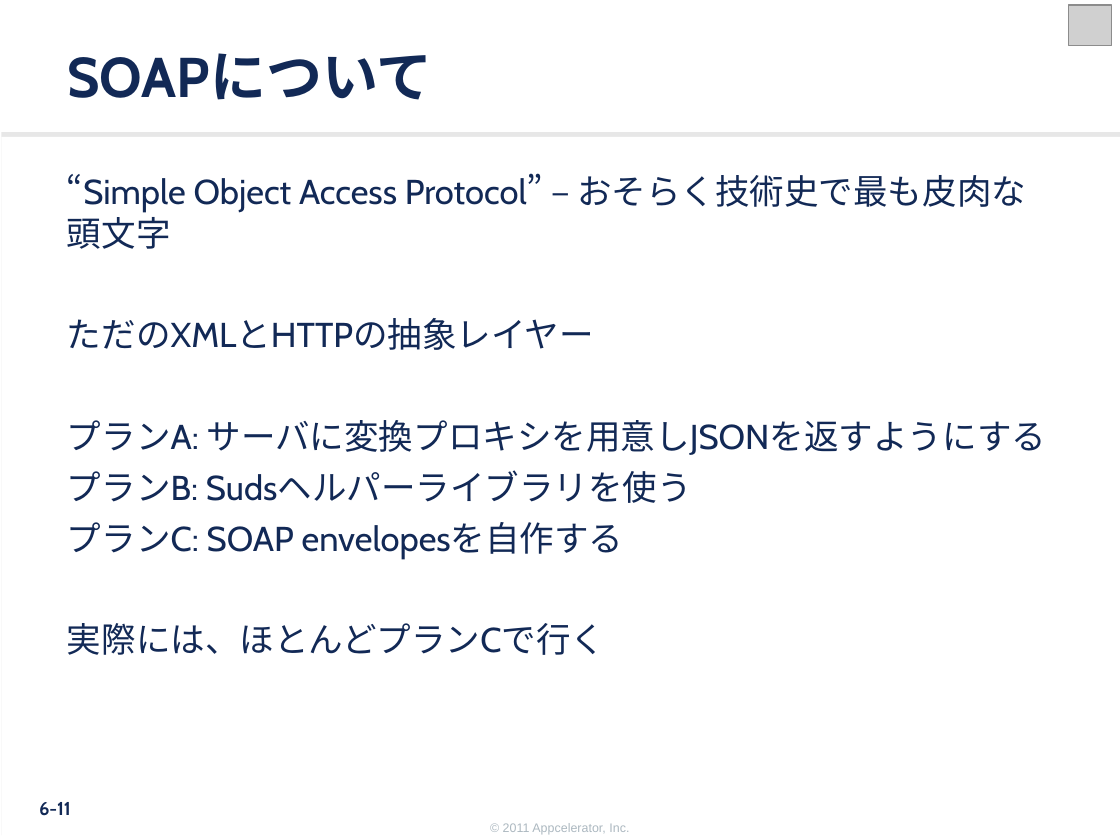
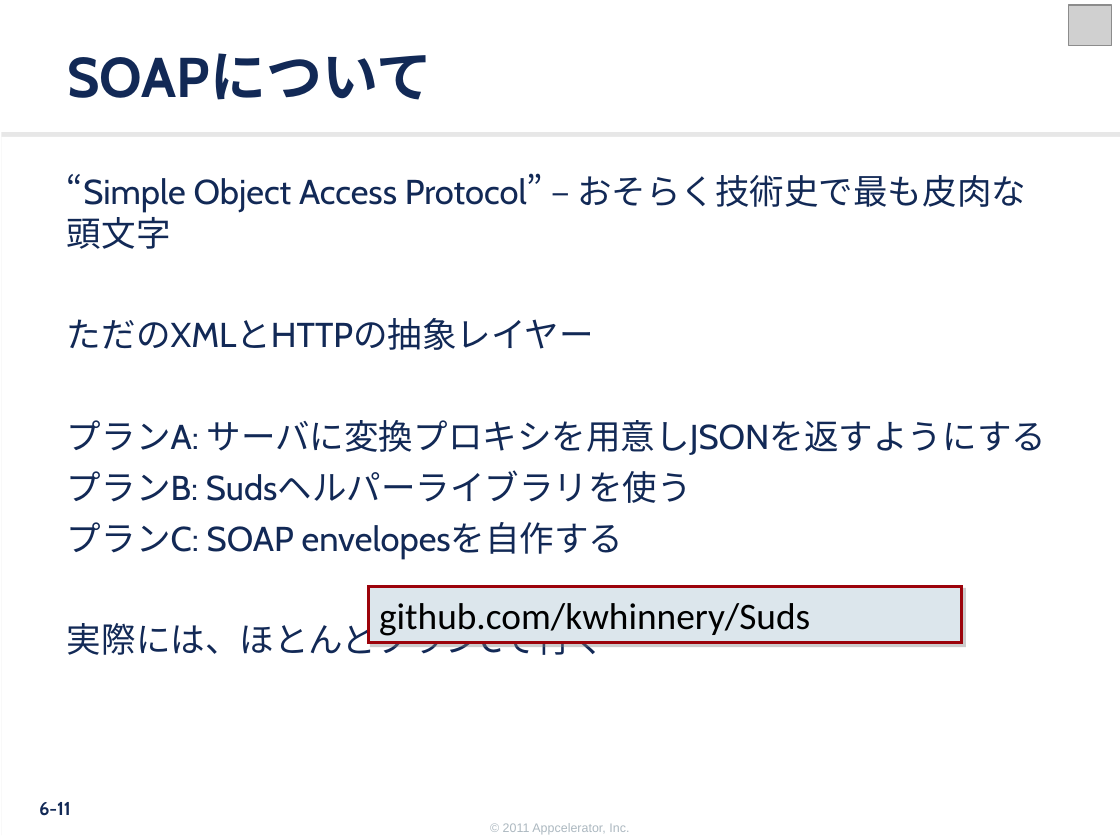
Before and after one commit to appcelerator-training-archive/tcad_certification, a slide deck: slide 11 of japanese/255_ja.ppt. Drawn at 1120x840 pixels with LibreOffice and Linux fonts; fonts in the diff are those of the drawing; grey boxes stand for pictures; background and template pictures are left out. Boxes give left, top, right and bottom in pixels: in the first picture for what was removed or moved away, otherwise in the second. Text is boxed around its words. In the diff, an @@ line names an element or a change of style, - is before the commit and + after.

```diff
--- a/japanese/255_ja.ppt
+++ b/japanese/255_ja.ppt
@@ rectangle added at [368, 586, 961, 642], fill #DCE6EC, outline #9C030B 2.01 pt, 24 pt, text #000000 @@
+github.com/kwhinnery/Suds
```
Also in this commit, not shown: 1 other slide changed, 5 other files.
